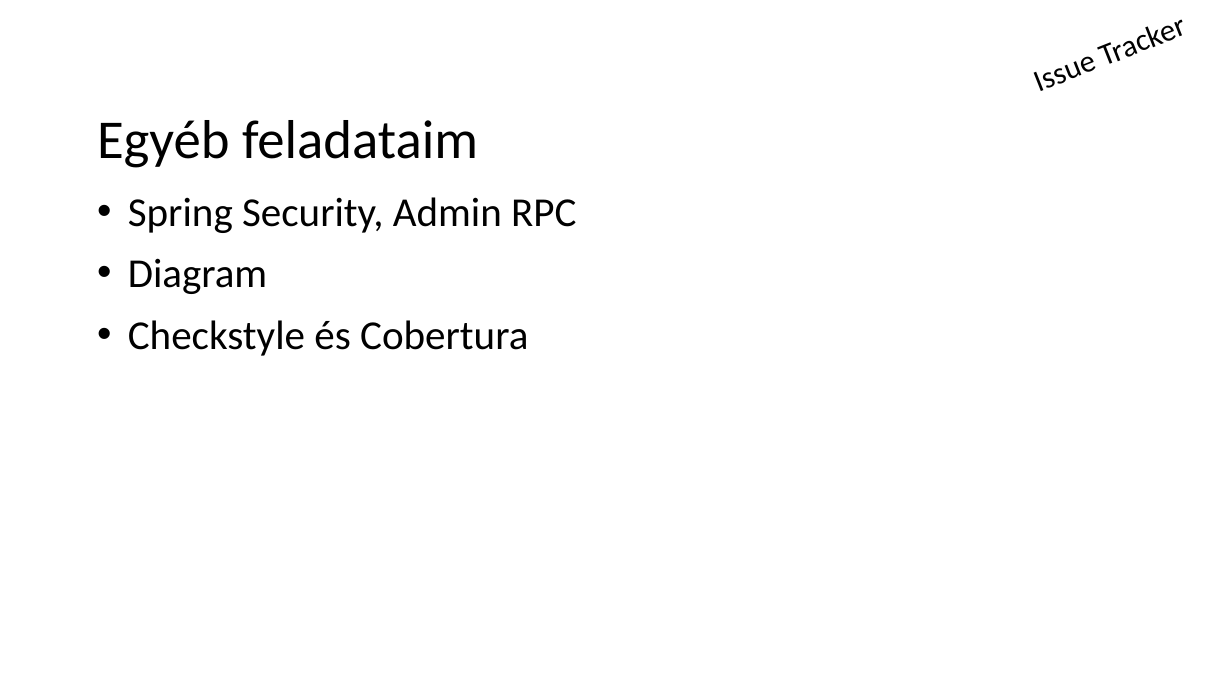
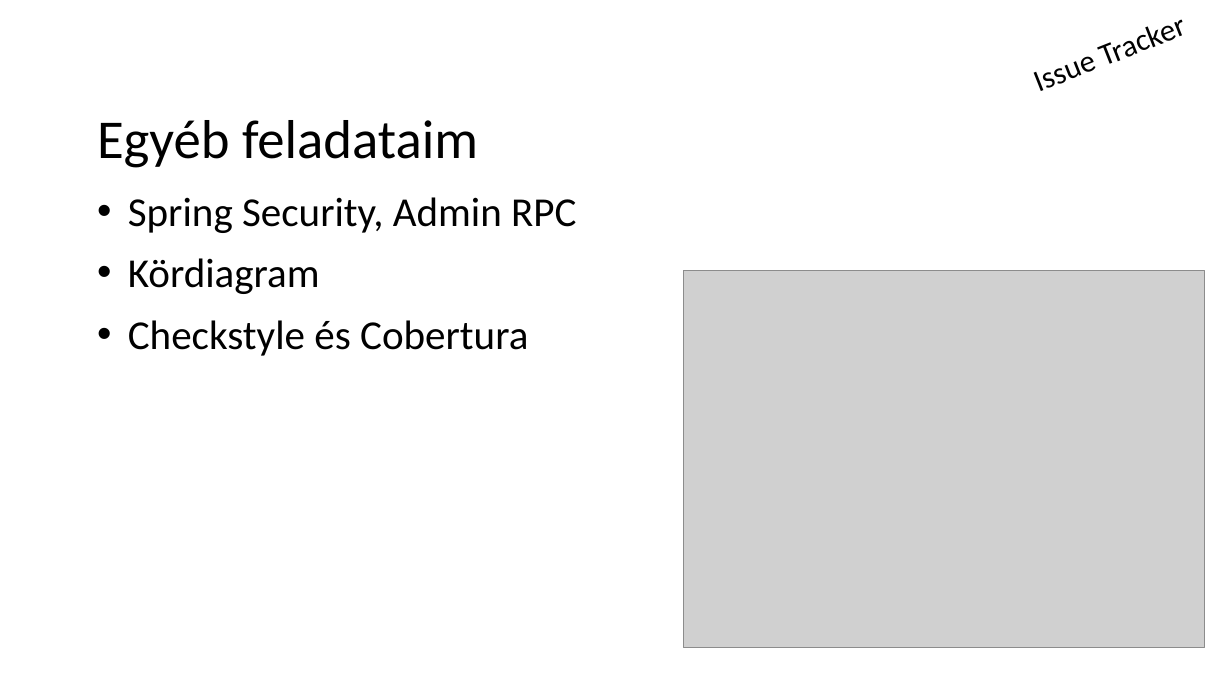
Before and after one commit to schonherz-java-ee-2016-q4/sandbox, a slide deck: slide 8 of SzaboAttila/Szabó Attila - prezi.pptx. Drawn at 1232x693 pixels with LibreOffice and Linux fonts; fonts in the diff are those of the drawing; grey boxes stand for pictures; background and template pictures are left out. Boxes give left, top, right and bottom in pixels: in the first picture for what was removed or moved away, otherwise in the second. Text is boxed around its words. In the diff, an @@ line names an element or a change of style, - is before the commit and + after.

```diff
--- a/SzaboAttila/Szabó Attila - prezi.pptx
+++ b/SzaboAttila/Szabó Attila - prezi.pptx
@@ text at <box>128,258,320,294</box>: text changed @@
-• Diagram
+• Kördiagram
@@ picture added at <box>684,270,1205,647</box> @@
```
Also in this commit, not shown: 2 other slides changed.
